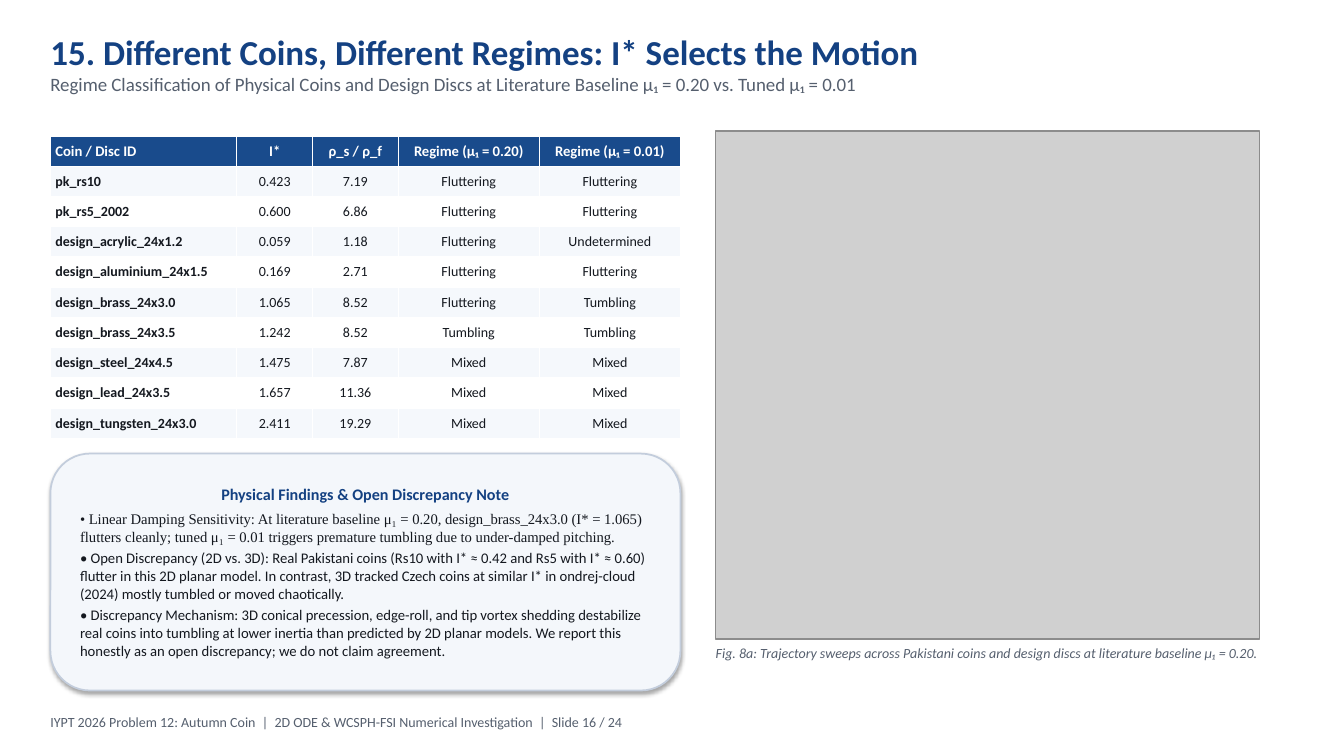
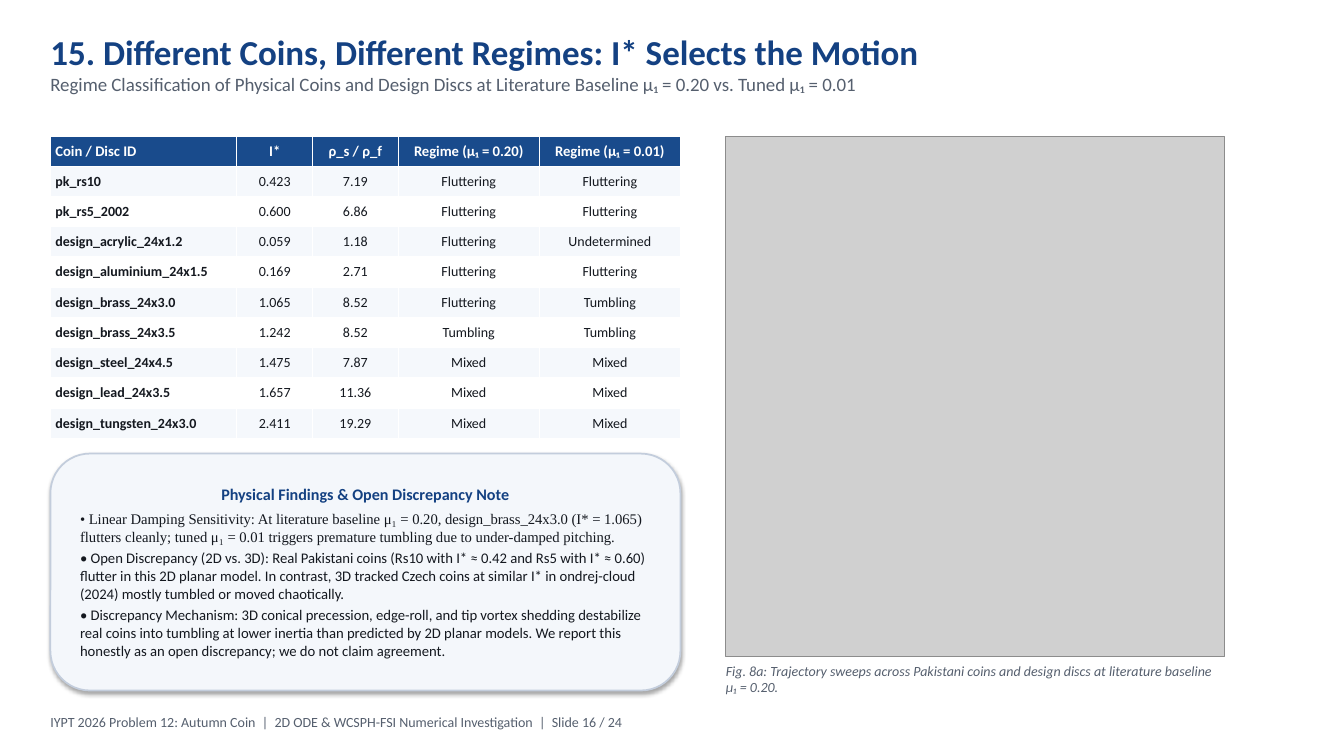
Before and after one commit to ayaanthelegend/Autumn-coin, a slide deck: slide 16 of Autumn_Coin_IYPT_2026.pptx. Drawn at 1344x756 pixels with LibreOffice and Linux fonts; fonts in the diff are those of the drawing; grey boxes stand for pictures. Boxes give left, top, right and bottom in pixels: in the first picture for what was removed or moved away, otherwise in the second. Text is boxed around its words. In the diff, an @@ line names an element or a change of style, - is before the commit and + after.

```diff
--- a/Autumn_Coin_IYPT_2026.pptx
+++ b/Autumn_Coin_IYPT_2026.pptx
@@ picture: place and size @@
-picture at box(716, 131, 1260, 639)
+picture at box(726, 136, 1225, 657)
@@ text "Fig. 8a: Trajectory sweeps across ..." rewrapped from box(716, 648, 1257, 661) to box(726, 666, 1212, 694) @@
```
Also in this commit, not shown: 8 other slides changed, 43 other files.
